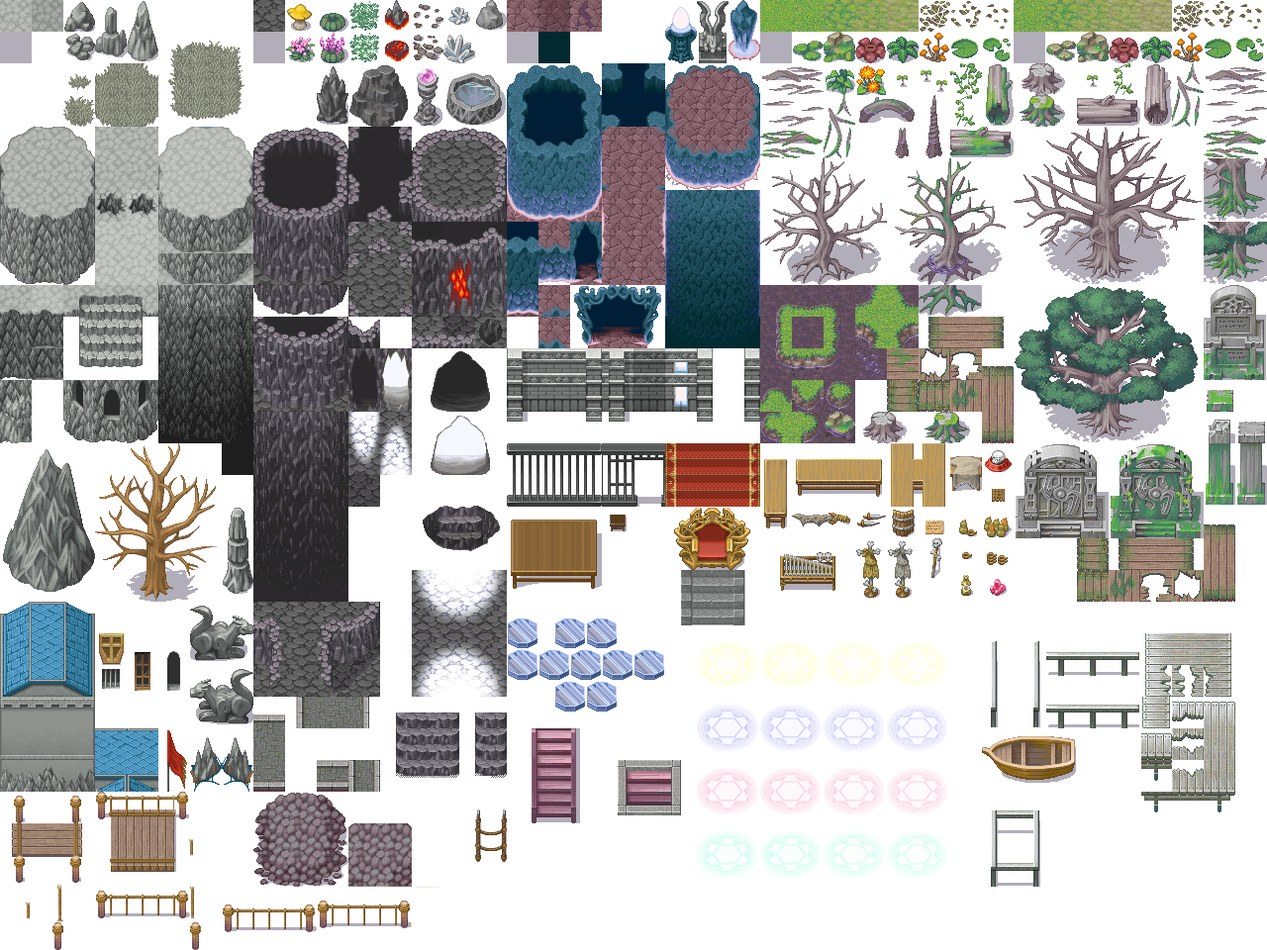
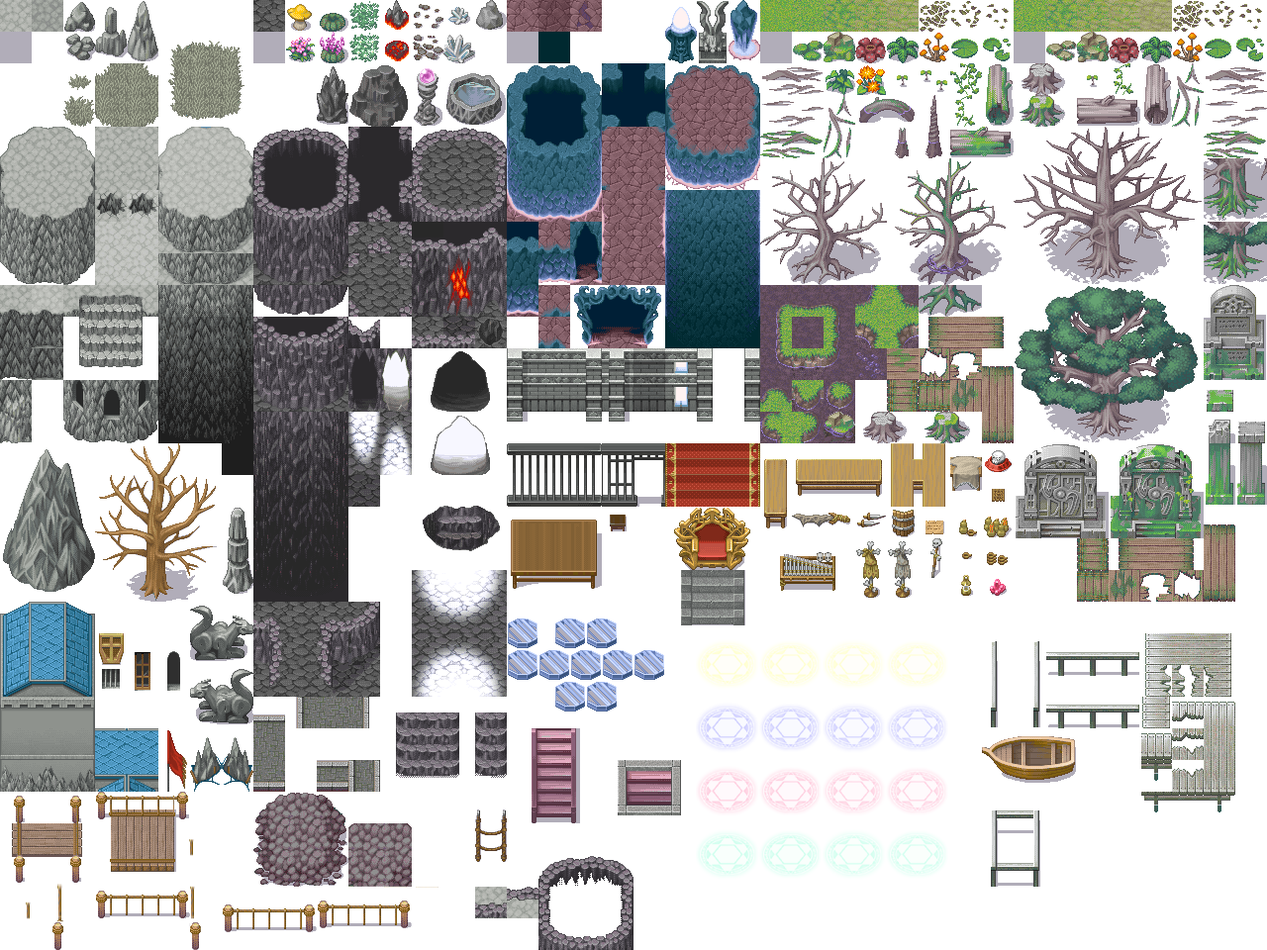
Layers edited between the first and the second 1267px x 950px image:
added layer "Calque 31" above "Calque 33" over [475, 886, 507, 919]
added layer "Calque 33" above "Calque 34" over [506, 886, 539, 919]
added layer "Calque 34" above "Calque 1" over [538, 856, 634, 950]
